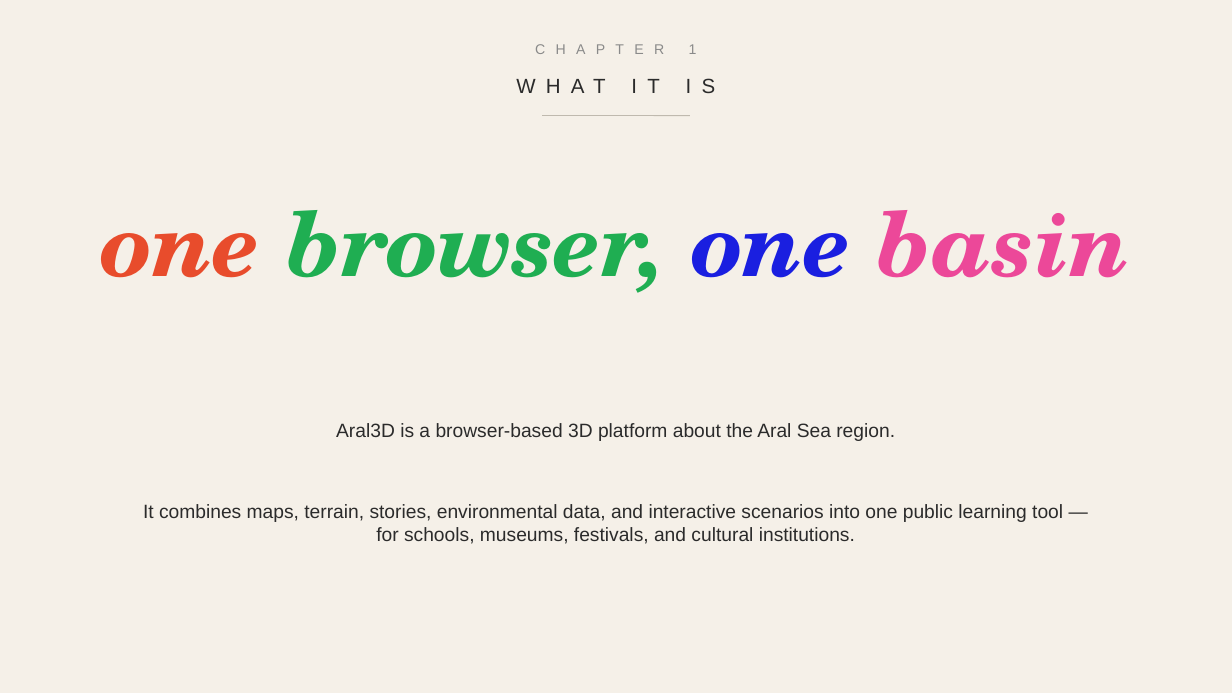
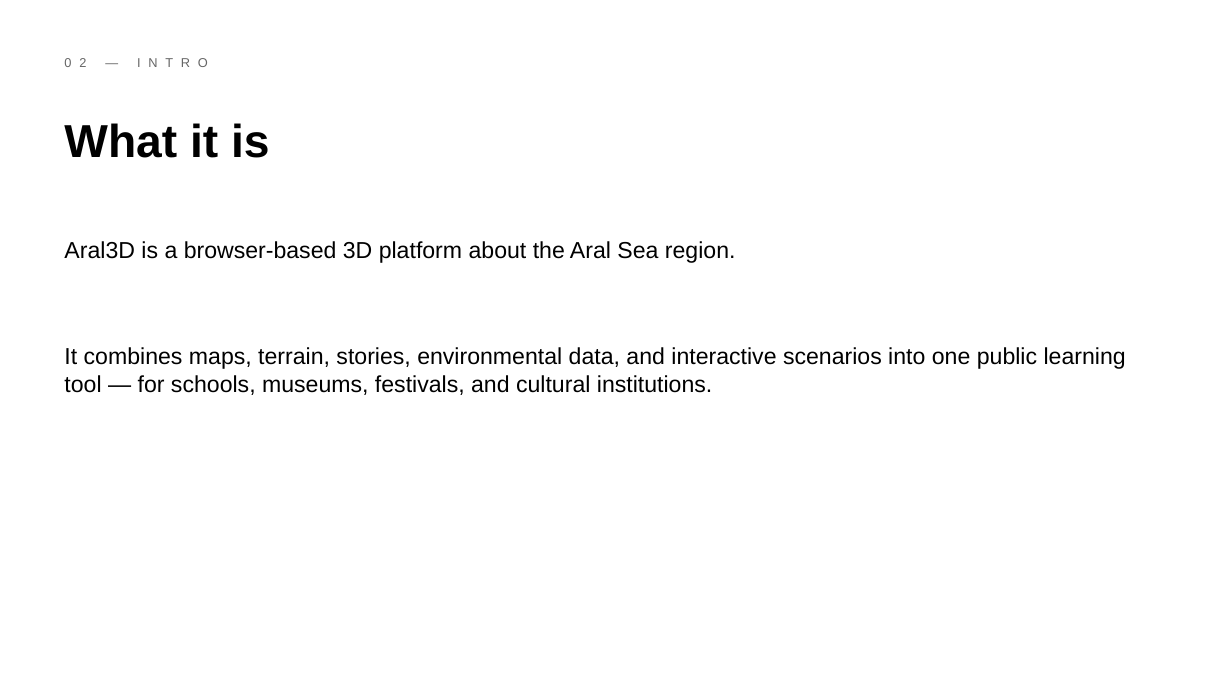
Before and after one commit to timateus/aral3d, a slide deck: slide 2 of public/aral3d-presentation.pptx. Drawn at 1232x693 pixels with LibreOffice and Linux fonts; fonts in the diff are those of the drawing. Boxes give left, top, right and bottom in pixels: in the first picture for what was removed or moved away, otherwise in the second. Text is boxed around its words. In the diff, an @@ line names an element or a change of style, - is before the commit and + after.

```diff
--- a/public/aral3d-presentation.pptx
+++ b/public/aral3d-presentation.pptx
@@ background #F5F0E8 to #FFFFFF @@
@@ text at (689, 44, 697, 54): text changed; size 11 to 10 pt; text colour #8A8A8A to #666666 @@
-CHAPTER 1
+02 — INTRO
@@ line removed from (543, 116) to (690, 116) @@
@@ text at (64, 123, 269, 158): text changed; size 16 to 36 pt; text colour #2B2B2B to #000000; bold on @@
-WHAT IT IS
+What it is
@@ text "Aral3D is a browser-based 3D ..." at (64, 241, 736, 263): size 15 to 18 pt, text colour #2B2B2B to #000000; alignment centre to left @@
@@ text "Aral3D is a browser-based 3D ...": place and size @@
-text "Aral3D is a browser-based 3D ..." at (336, 423, 895, 441)
+text "Aral3D is a browser-based 3D ..." at (64, 241, 736, 263)
@@ text removed at (101, 210, 1131, 293) @@
-one browser, one basin
@@ text "It combines maps, terrain, stories, ...": place and size @@
-text "It combines maps, terrain, stories, ..." at (143, 504, 1063, 544)
+text "It combines maps, terrain, stories, ..." at (64, 347, 1126, 395)
@@ text "It combines maps, terrain, stories, ..." at (64, 347, 1126, 395): size 15 to 18 pt, text colour #2B2B2B to #000000; alignment centre to left @@
```
Also in this commit, not shown: 16 other slides changed, 18 other files.
